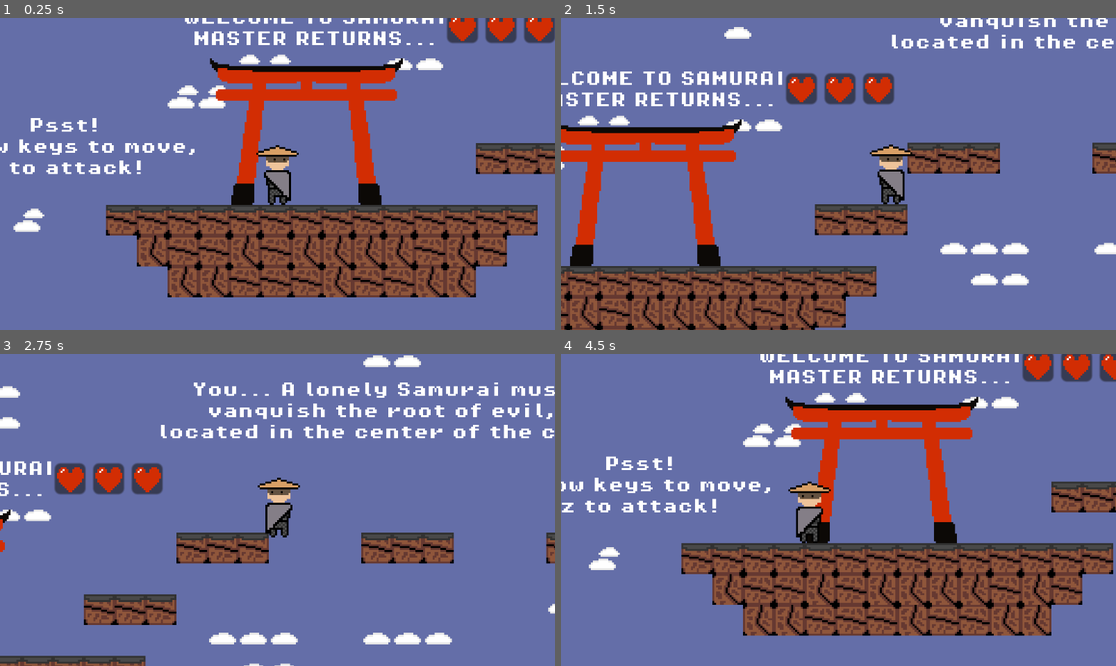
Above: before the commit, frames 1-4 (two rows, left to right).
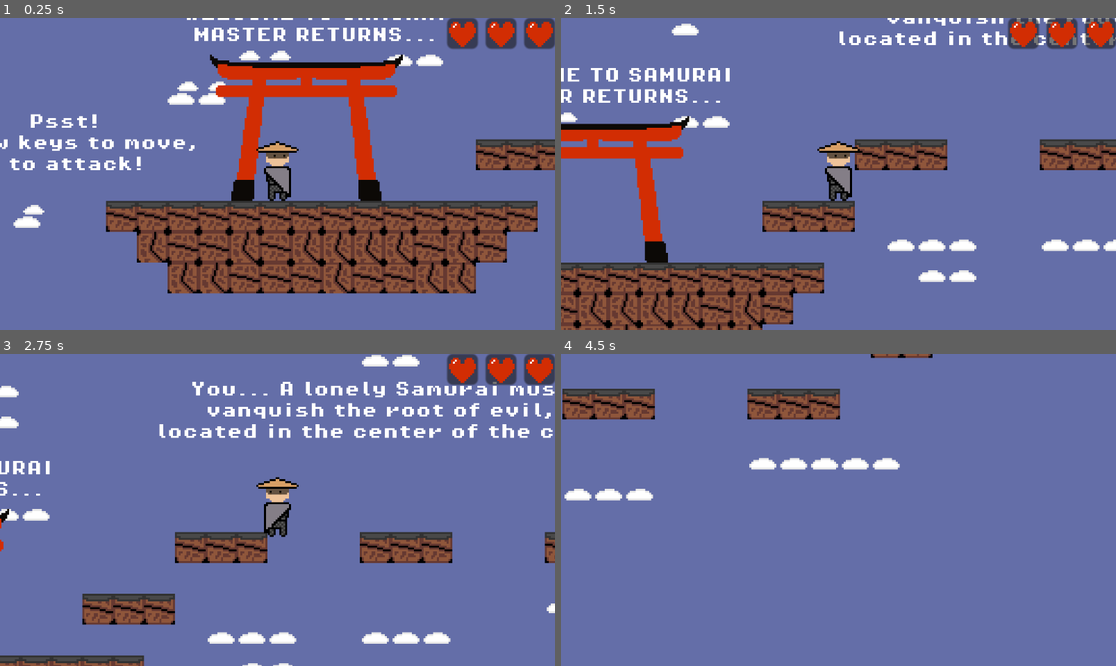
Above: after the commit, the same moments.

Repository: yeetboi-1010/Samurai-Master-Returns
Game: Godot game, scene res://scenes/game.tscn
Two runs of this game, one before a commit and one after it. Both use one fixed random seed, a clock stepped at 60 frames per second and the inputs below.
Inputs:
- Up to frame 1 (0.25 s): no input
- Up to frame 2 (1.5 s): tap Enter at 0.5 s; hold Right (move_right) from 0.53 s (still down); tap Space (jump) at 0.77 s
- Up to frame 3 (2.75 s): tap Space (jump) at 1.52 s; release Right (move_right) at 2.03 s; hold Left (move_left) from 2.03 s (still down)
- Up to frame 4 (4.5 s): release Left (move_left) at 2.78 s; hold Right (move_right) 2.78-4.28 s; tap Space (jump) at 3.02, 3.77 s; tap R (Restart, bound only after the commit) at 4.15 s; hold Left (move_left) from 4.28 s (still down)

The runs differ from the first frame. In frame 1, 21% of the frame differs, in the area x 0-100%, y 0-90%; in frame 2, 30%; in frame 3, 9.2%; in frame 4, 36%, in the area x 0-100%, y 0-91%.

Commit message:
HP system working!
Just gotta add checkpoints.

Diff:
--- a/project.godot
+++ b/project.godot
@@ -40,6 +40,16 @@
 "events": [Object(InputEventKey,"resource_local_to_scene":false,"resource_name":"","device":-1,"window_id":0,"alt_press …(195 unchanged characters)…
 ]
 }
+Quit={
+"deadzone": 0.2,
+"events": [Object(InputEventKey,"resource_local_to_scene":false,"resource_name":"","device":-1,"window_id":0,"alt_pressed":false,"shift_pressed":false,"ctrl_pressed":false,"meta_pressed":false,"pressed":false,"keycode":0,"physical_keycode":81,"key_label":0,"unicode":113,"location":0,"echo":false,"script":null)
+]
+}
+Restart={
+"deadzone": 0.2,
+"events": [Object(InputEventKey,"resource_local_to_scene":false,"resource_name":"","device":-1,"window_id":0,"alt_pressed":false,"shift_pressed":false,"ctrl_pressed":false,"meta_pressed":false,"pressed":false,"keycode":0,"physical_keycode":82,"key_label":0,"unicode":114,"location":0,"echo":false,"script":null)
+]
+}
 
 [rendering]
 
--- a/scenes/game.tscn
+++ b/scenes/game.tscn
@@ -58,7 +58,12 @@
 zoom = Vector2(4, 4)
 limit_bottom = 80
 limit_smoothed = true
-position_smoothing_enabled = true
+
+[node name="HeartsContainer" parent="Player/Camera2D" instance=ExtResource("6_p57ef")]
+offset_left = -144.0
+offset_top = -81.0
+offset_right = -88.0
+offset_bottom = -65.0
 
 [node name="Labels" type="Node" parent="."]
 
@@ -127,10 +132,4 @@
 [node name="CollisionShape2D" type="CollisionShape2D" parent="Killzone"]
 shape = SubResource("WorldBoundaryShape2D_p57ef")
 
-[node name="HeartsContainer" parent="." instance=ExtResource("6_p57ef")]
-offset_left = -169.0
-offset_top = -100.0
-offset_right = -113.0
-offset_bottom = -84.0
-
 [connection signal="hp_reduction" from="Killzone" to="Player" method="_on_killzone_hp_reduction"]
--- /dev/null
+++ b/scenes/game_over_screen.tscn
@@ -0,0 +1,51 @@
+[gd_scene load_steps=4 format=3 uid="uid://u1ikkf47wbjm"]
+
+[ext_resource type="Script" uid="uid://byuuxjjworxlw" path="res://scripts/game_over_screen.gd" id="1_jw6e5"]
+[ext_resource type="FontFile" uid="uid://xi4qw02ujuf7" path="res://assets/fonts/PixelOperator8-Bold.ttf" id="2_wa2qn"]
+[ext_resource type="FontFile" uid="uid://buforasuda0kd" path="res://assets/fonts/PixelOperator8.ttf" id="3_cyfkl"]
+
+[node name="GameOverScreen" type="Node2D"]
+script = ExtResource("1_jw6e5")
+
+[node name="ColorRect" type="ColorRect" parent="."]
+offset_left = -41.0
+offset_top = -19.0
+offset_right = 1189.0
+offset_bottom = 682.0
+color = Color(0, 0, 0, 1)
+
+[node name="Label" type="Label" parent="."]
+offset_left = 274.0
+offset_top = 33.0
+offset_right = 826.0
+offset_bottom = 97.0
+theme_override_fonts/font = ExtResource("2_wa2qn")
+theme_override_font_sizes/font_size = 64
+text = "GAME OVER"
+horizontal_alignment = 1
+
+[node name="Label2" type="Label" parent="."]
+offset_left = 97.0
+offset_top = 161.0
+offset_right = 1021.0
+offset_bottom = 368.0
+theme_override_fonts/font = ExtResource("3_cyfkl")
+theme_override_font_sizes/font_size = 32
+text = "You may think you have
+failed in becoming the
+samurai mater.
+But the real failure comes
+from the choice of giving up or not...
+You must continue!"
+horizontal_alignment = 1
+
+[node name="Label3" type="Label" parent="."]
+offset_left = 250.0
+offset_top = 440.0
+offset_right = 868.0
+offset_bottom = 532.0
+theme_override_fonts/font = ExtResource("3_cyfkl")
+theme_override_font_sizes/font_size = 32
+text = "Press \"R\" to restart.
+Press \"Q\" to quit."
+horizontal_alignment = 1
--- a/scenes/killzone.tscn
+++ b/scenes/killzone.tscn
@@ -5,10 +5,5 @@
 [node name="Killzone" type="Area2D"]
 script = ExtResource("1_xlapc")
 
-[node name="Timer" type="Timer" parent="."]
-wait_time = 0.5
-one_shot = true
-
 [connection signal="body_entered" from="." to="." method="_on_body_entered"]
 [connection signal="hp_reduction" from="." to="." method="_on_hp_reduction"]
-[connection signal="timeout" from="Timer" to="." method="_on_timer_timeout"]
--- a/scripts/game_manager.gd
+++ b/scripts/game_manager.gd
@@ -1,6 +1,9 @@
 extends Node
 
-@onready var hearts_container: HBoxContainer = $"../HeartsContainer"
+@onready var hearts_container: HBoxContainer = $"../Player/Camera2D/HeartsContainer"
+
+
+
 
 func _ready() -> void:
-	hearts_container.set_max_hearts(3)
+	hearts_container.set_max_hearts(Global.current_health)
--- /dev/null
+++ b/scripts/game_over_screen.gd
@@ -0,0 +1,9 @@
+extends Node2D
+
+func _input(event: InputEvent) -> void:
+	if event.is_action_pressed("Quit"):
+		get_tree().quit()
+
+	if event.is_action_pressed("Restart"):
+		Global.reset_health()
+		get_tree().change_scene_to_file("res://scenes/game.tscn")
--- a/scripts/global.gd
+++ b/scripts/global.gd
@@ -10,4 +10,10 @@
 
 	#set this for later for the game over screen
 	if current_health <= 0:
-		pass
+		get_tree().change_scene_to_file("res://scenes/game_over_screen.tscn")
+
+	else:
+		pass #adust for checkpoints
+
+func reset_health() -> void:
+	current_health = max_health
--- a/scripts/killzone.gd
+++ b/scripts/killzone.gd
@@ -1,18 +1,10 @@
 extends Area2D
-
-@onready var timer: Timer = $Timer
 
 signal hp_reduction
 
 func _on_body_entered(body: Node2D) -> void:
 	print("You Died!")
 	emit_signal("hp_reduction")
-	Engine.time_scale = 0.5
-	timer.start()
-
-func _on_timer_timeout() -> void:
-	Engine.time_scale = 1
-	get_tree().reload_current_scene()
 
 func _ready():
 	connect("hp_reduction", Global.global_hp_reduction)
Not shown, added: scripts/game_over_screen.gd.uid
